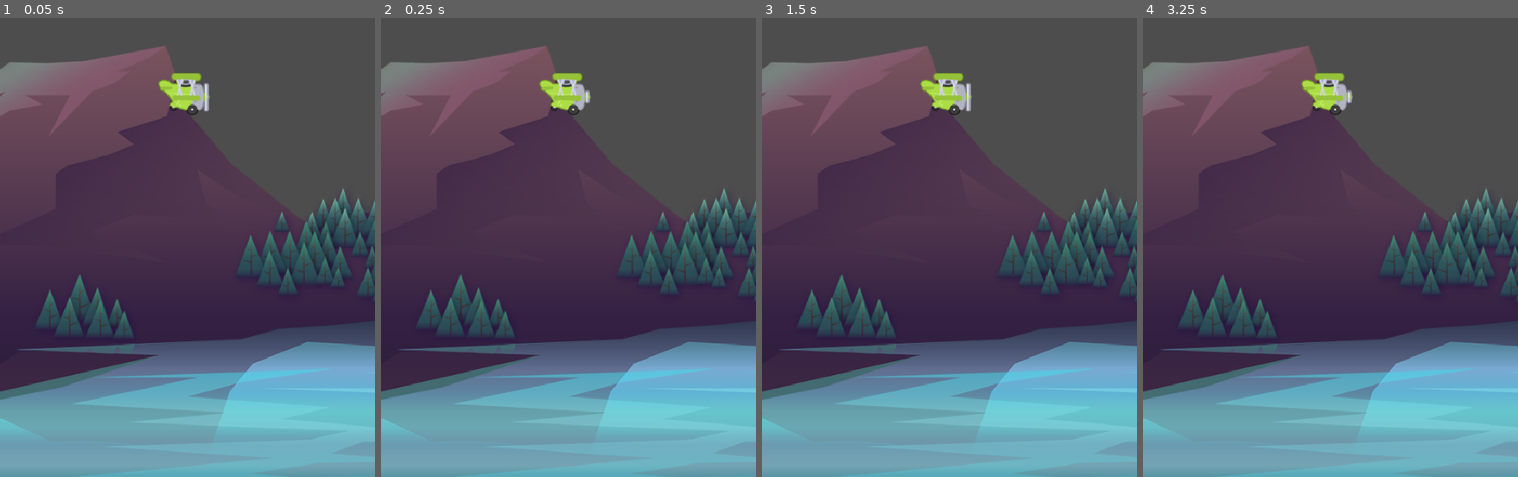
Above: before the commit, frames 1-4 (left to right).
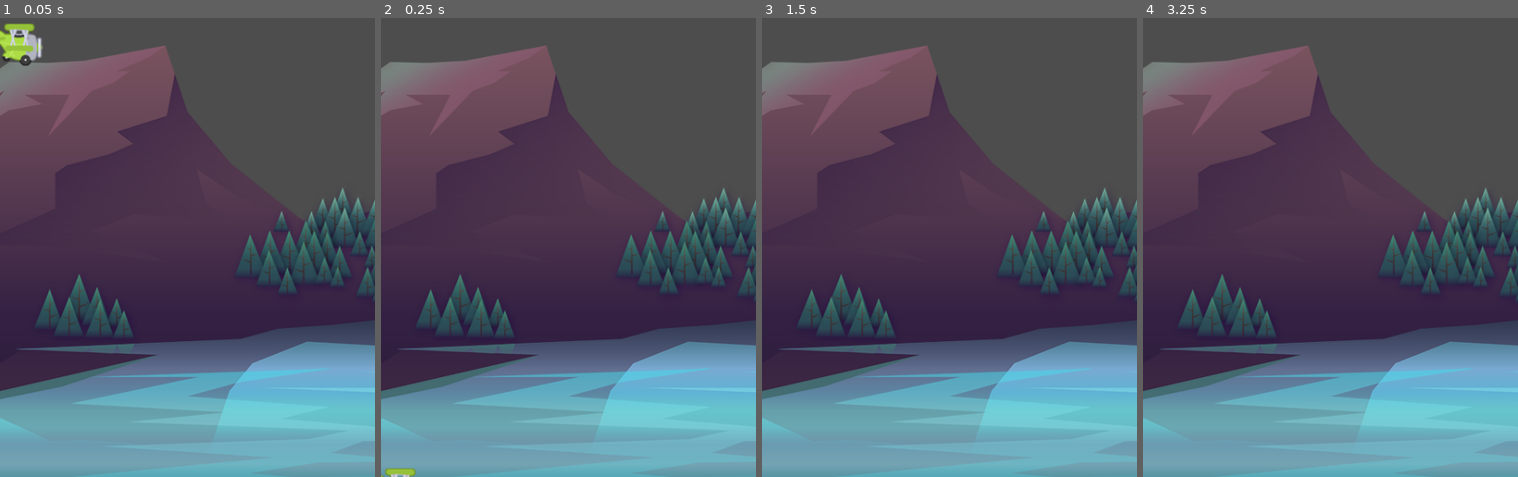
Above: after the commit, the same moments.

Repository: RafaZenitus/tappyPlane
Game: Godot game, scene res://scenes/game/game.tscn
Two runs of this game, one before a commit and one after it. Both use one fixed random seed, a clock stepped at 60 frames per second and the inputs below.
Inputs:
- Up to frame 1 (0.05 s): no input
- Up to frame 2 (0.25 s): no input
- Up to frame 3 (1.5 s): tap Enter at 0.5 s; tap Space at 1.25 s
- Up to frame 4 (3.25 s): tap Enter at 2 s; tap Space at 2.75 s

The runs differ from the first frame. In frame 1, 2.1% of the frame differs, in the area x 0-100%, y 1-87%; in frame 2, 1.5%; in frame 3, 1.4%; in frame 4, 1.3%.

Commit message:
planeGravity

Diff:
--- a/tappyplane/project.godot
+++ b/tappyplane/project.godot
@@ -19,7 +19,7 @@
 
 window/size/viewport_width=480
 window/size/viewport_height=854
-window/stretch/mode="canvas_items"
+window/stretch/mode="viewport"
 
 [rendering]
 
--- a/tappyplane/scenes/game/game.tscn
+++ b/tappyplane/scenes/game/game.tscn
@@ -10,4 +10,4 @@
 texture = ExtResource("1_sul5r")
 
 [node name="Plane" parent="." instance=ExtResource("2_7h61r")]
-position = Vector2(33, 283)
+position = Vector2(22, 270)
--- /dev/null
+++ b/tappyplane/scenes/plane/plane.gd
@@ -0,0 +1,15 @@
+extends CharacterBody2D
+
+const GRAVITY: float = 300.0
+
+# Called when the node enters the scene tree for the first time.
+func _ready() -> void:
+	pass
+
+
+
+func _physics_process(delta: float) -> void:
+
+	velocity.y += GRAVITY #* delta
+
+	move_and_slide() #move_and_slide is already multiplied by delta
--- a/tappyplane/scenes/plane/plane.tscn
+++ b/tappyplane/scenes/plane/plane.tscn
@@ -1,5 +1,6 @@
-[gd_scene load_steps=6 format=3 uid="uid://bpdvtar0uf70t"]
+[gd_scene load_steps=8 format=3 uid="uid://bpdvtar0uf70t"]
 
+[ext_resource type="Script" uid="uid://ccnuiqbfjc4od" path="res://scenes/plane/plane.gd" id="1_cels0"]
 [ext_resource type="Texture2D" uid="uid://csy4y6vm6lgtl" path="res://assets/plane/planes_sheet.png" id="1_xhrip"]
 
 [sub_resource type="AtlasTexture" id="AtlasTexture_cels0"]
@@ -31,12 +32,18 @@
 "speed": 10.0
 }]
 
+[sub_resource type="CircleShape2D" id="CircleShape2D_xhrip"]
+radius = 22.0
+
 [node name="Plane" type="CharacterBody2D"]
+script = ExtResource("1_cels0")
 
 [node name="AnimatedSprite2D" type="AnimatedSprite2D" parent="."]
-position = Vector2(202, 80)
 scale = Vector2(0.75, 0.75)
 sprite_frames = SubResource("SpriteFrames_t4ive")
 animation = &"fly"
 autoplay = "fly"
-frame_progress = 0.15458
+frame_progress = 0.96897
+
+[node name="CollisionShape2D" type="CollisionShape2D" parent="."]
+shape = SubResource("CircleShape2D_xhrip")
Not shown, added: tappyplane/scenes/plane/plane.gd.uid
